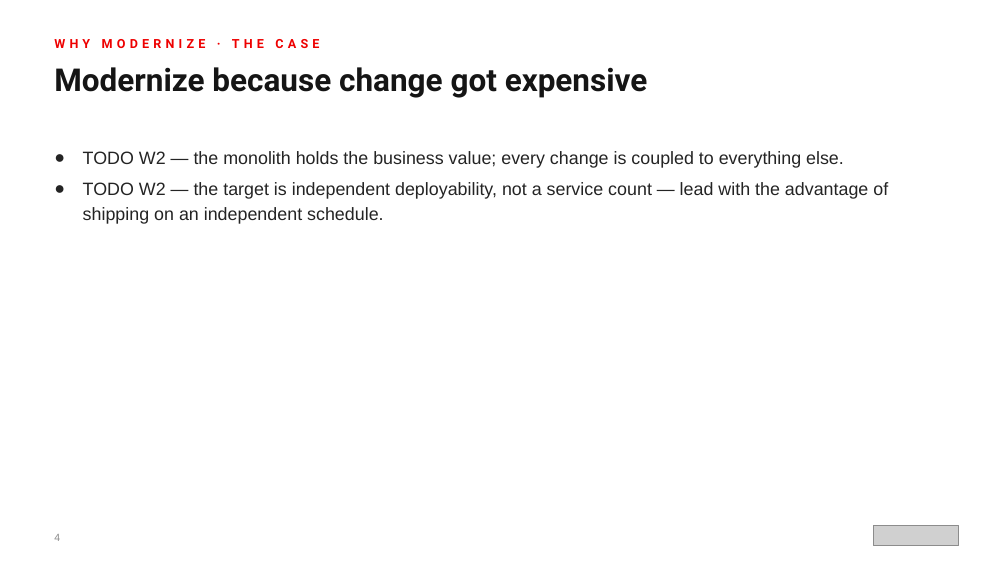
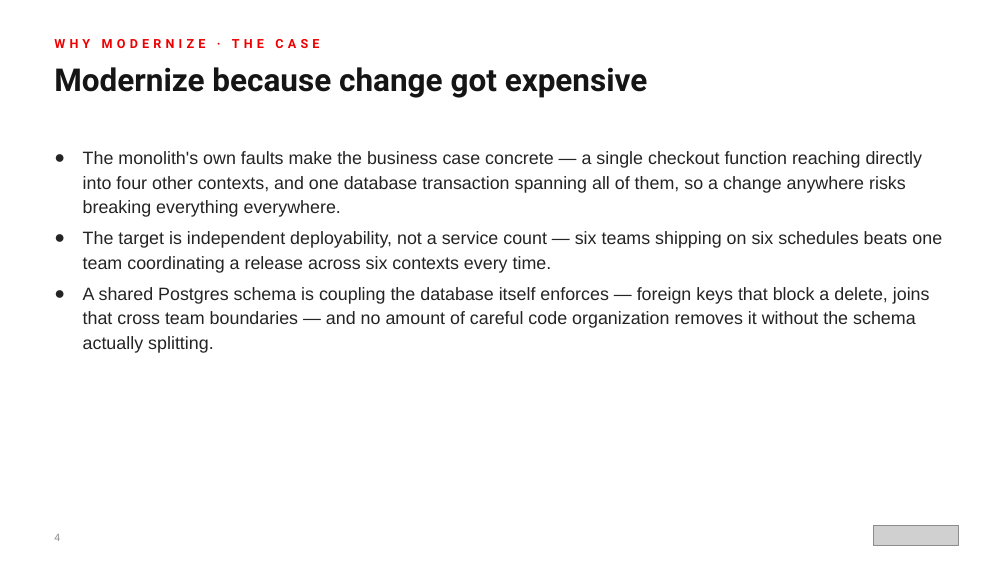
Before and after one commit to patterncatalyst/modernizing-enterprise-applications-python, a slide deck: slide 4 of presentation/modernizing-101/Modernizing_101-r1.0.pptx. Drawn at 1008x567 pixels with LibreOffice and Linux fonts; fonts in the diff are those of the drawing; grey boxes stand for pictures. Boxes give left, top, right and bottom in pixels: in the first picture for what was removed or moved away, otherwise in the second. Text is boxed around its words. In the diff, an @@ line names an element or a change of style, - is before the commit and + after.

Commit message:
feat(decks): build 101 deck — Django->FastAPI overview (23 slides, advantage-framed)

```diff
--- a/presentation/modernizing-101/Modernizing_101-r1.0.pptx
+++ b/presentation/modernizing-101/Modernizing_101-r1.0.pptx
@@ text at [83,151,942,353]: text changed @@
-● TODO W2 — the monolith holds the business value; every change is coupled to everything else.
-● TODO W2 — the target is independent deployability, not a service count — lead with the advantage of shipping on an independent schedule.
+● The monolith's own faults make the business case concrete — a single checkout function reaching directly into four other contexts, and one database transaction spanning all of them, so a change anywhere risks breaking everything everywhere.
+● The target is independent deployability, not a service count — six teams shipping on six schedules beats one team coordinating a release across six contexts every time.
+● A shared Postgres schema is coupling the database itself enforces — foreign keys that block a delete, joins that cross team boundaries — and no amount of careful code organization removes it without the schema actually splitting.
```
Also in this commit, not shown: 18 other slides changed, 1 other file.
